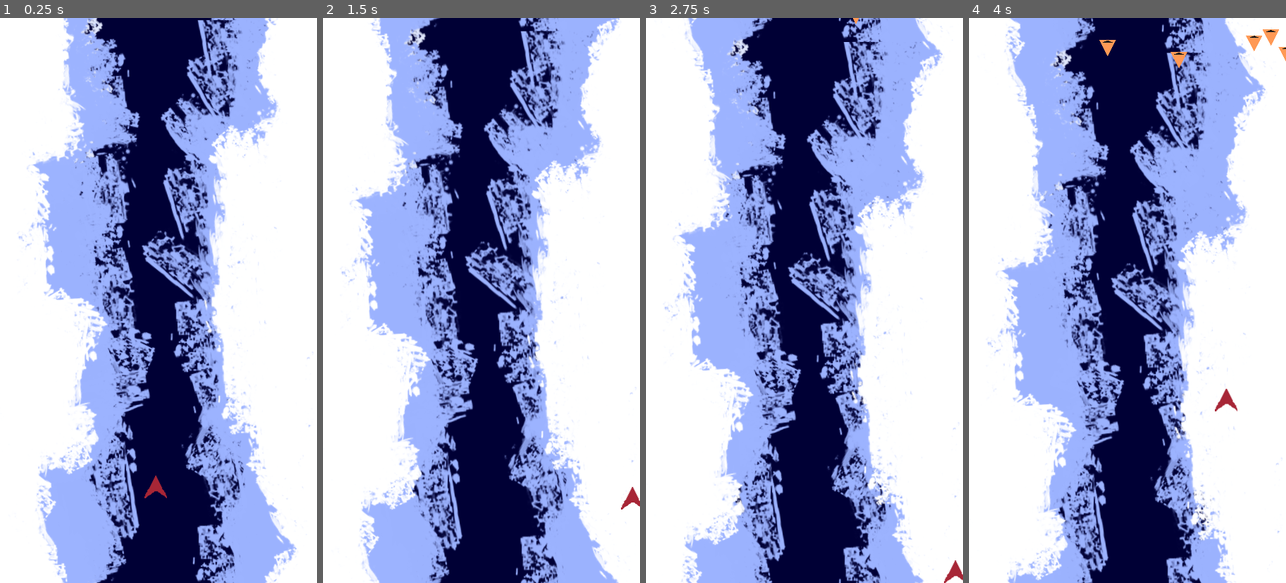
Above: before the commit, frames 1-4 (left to right).
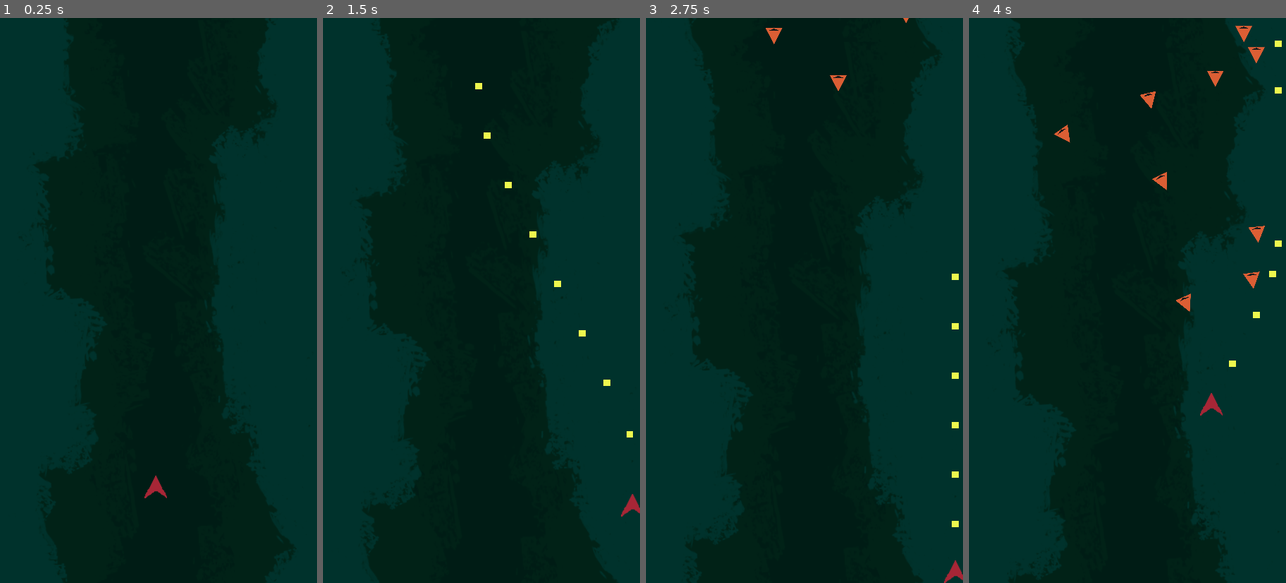
Above: after the commit, the same moments.

Repository: davidbragg/pewpewpew
Game: Godot game, scene res://scenes/main.tscn
The game is run twice, just before and just after one commit, with the same random seed, the same clock (stepped at 60 frames per second) and the same inputs.
Inputs:
- Up to frame 1 (0.25 s): no input
- Up to frame 2 (1.5 s): hold D (move_right) 0.53-1.28 s; hold Space (shoot, bound only after the commit) 0.53-1.28 s; hold S (move_down) from 1.28 s (still down); tap Space (shoot, bound only after the commit) at 1.35 s
- Up to frame 3 (2.75 s): release S (move_down) at 2.03 s; hold D (move_right) from 2.03 s (still down); hold Space (shoot, bound only after the commit) from 2.03 s (still down)
- Up to frame 4 (4 s): release D (move_right) at 2.78 s; release Space (shoot, bound only after the commit) at 2.78 s; hold W (move_up) 2.78-3.53 s; tap Space (shoot, bound only after the commit) at 2.85 s; hold A (move_left) from 3.53 s (still down); hold Space (shoot, bound only after the commit) from 3.53 s (still down)

The runs differ from the first frame. In frame 1, 100% of the frame differs, in the area x 0-100%, y 0-100%; in frame 2, 100%; in frame 3, 100%; in frame 4, 100%.

Commit message:
added player projectile and collision for kamikaze

Diff:
--- a/project.godot
+++ b/project.godot
@@ -57,6 +57,12 @@
 "events": [Object(InputEventJoypadMotion,"resource_local_to_scene":false,"resource_name":"","device":-1,"axis":4,"axis_value":1.0,"script":null)
 ]
 }
+shoot={
+"deadzone": 0.5,
+"events": [Object(InputEventJoypadButton,"resource_local_to_scene":false,"resource_name":"","device":-1,"button_index":0,"pressure":0.0,"pressed":true,"script":null)
+, Object(InputEventKey,"resource_local_to_scene":false,"resource_name":"","device":-1,"window_id":0,"alt_pressed":false,"shift_pressed":false,"ctrl_pressed":false,"meta_pressed":false,"pressed":false,"keycode":0,"physical_keycode":32,"key_label":0,"unicode":32,"echo":false,"script":null)
+]
+}
 
 [layer_names]
 
--- a/scenes/background.tscn
+++ b/scenes/background.tscn
@@ -7,9 +7,11 @@
 
 [sub_resource type="ShaderMaterial" id="ShaderMaterial_taoqw"]
 shader = ExtResource("1_og12l")
+shader_parameter/new_color = Color(0.00392157, 0.133333, 0.0901961, 1)
 
 [sub_resource type="ShaderMaterial" id="ShaderMaterial_sb0tp"]
 shader = ExtResource("3_apytn")
+shader_parameter/new_color = Color(2.10572e-07, 0.197711, 0.173165, 1)
 
 [node name="Clouds" type="Control"]
 layout_mode = 3
--- a/scenes/kamikaze.tscn
+++ b/scenes/kamikaze.tscn
@@ -1,17 +1,23 @@
-[gd_scene load_steps=3 format=3 uid="uid://dbyt3bp4cnyr7"]
+[gd_scene load_steps=5 format=3 uid="uid://dbyt3bp4cnyr7"]
 
 [ext_resource type="Script" path="res://scripts/kamikaze.gd" id="1_7wbsq"]
 [ext_resource type="Texture2D" uid="uid://bkig75aywerkt" path="res://assets/kamikaze.svg" id="2_ais63"]
+[ext_resource type="Shader" path="res://shaders/kamikaze.gdshader" id="2_d2jpx"]
+
+[sub_resource type="ShaderMaterial" id="ShaderMaterial_56o0f"]
+shader = ExtResource("2_d2jpx")
+shader_parameter/new_color = Color(0.858824, 0.368627, 0.203922, 1)
 
 [node name="Kamikaze" type="CharacterBody2D"]
 collision_layer = 4
 script = ExtResource("1_7wbsq")
+metadata/_edit_group_ = true
+
+[node name="CollisionPolygon2D" type="CollisionPolygon2D" parent="."]
+position = Vector2(-12.5083, -13.0122)
+polygon = PackedVector2Array(0.661317, 24.7144, 12.3101, 1.449, 24.3032, 24.7144)
 
 [node name="Sprite2D" type="Sprite2D" parent="."]
+material = SubResource("ShaderMaterial_56o0f")
 scale = Vector2(0.132275, 0.126984)
 texture = ExtResource("2_ais63")
-
-[node name="CollisionPolygon2D" type="CollisionPolygon2D" parent="."]
-visible = false
-position = Vector2(-12.5083, -13.0122)
-polygon = PackedVector2Array(1.04993, 24.5621, 12.3281, 2.24978, 23.3668, 24.5621)
--- a/scenes/main.tscn
+++ b/scenes/main.tscn
@@ -1,21 +1,22 @@
-[gd_scene load_steps=7 format=3 uid="uid://bssj84qd2a7wc"]
+[gd_scene load_steps=8 format=3 uid="uid://bssj84qd2a7wc"]
 
 [ext_resource type="PackedScene" uid="uid://dy8sinaxdks5l" path="res://scenes/background.tscn" id="1_6srfk"]
 [ext_resource type="Script" path="res://scripts/main.gd" id="1_i3dns"]
 [ext_resource type="PackedScene" uid="uid://b6elytksonnf" path="res://scenes/play_boundary.tscn" id="2_emvnx"]
 [ext_resource type="PackedScene" uid="uid://b4rebdb6c5p5p" path="res://scenes/player.tscn" id="2_mxru2"]
+[ext_resource type="PackedScene" uid="uid://dak23h3d7xsic" path="res://scenes/player_projectile.tscn" id="5_3gdbu"]
 [ext_resource type="PackedScene" uid="uid://dbyt3bp4cnyr7" path="res://scenes/kamikaze.tscn" id="5_wcqs8"]
 
 [sub_resource type="Curve2D" id="Curve2D_0ok36"]
 _data = {
-"points": PackedVector2Array(0, 0, 0, 0, 1, -37, 0, 0, 0, 0, 456, -35)
+"points": PackedVector2Array(0, 0, 0, 0, 5.23185, -32.7907, 0, 0, 0, 0, 415.332, -31.9249)
 }
 point_count = 2
 
 [node name="Game" type="Node2D"]
 script = ExtResource("1_i3dns")
 kamikaze_scene = ExtResource("5_wcqs8")
-kamikaze_max = 5
+kamikaze_max = 20
 kamikaze_increase = 0
 
 [node name="KamikazeTimer" type="Timer" parent="."]
@@ -27,11 +28,14 @@
 autostart = true
 
 [node name="KamikazeSpawn" type="Path2D" parent="."]
+position = Vector2(31.9049, 0)
+scale = Vector2(0.930033, 1)
 curve = SubResource("Curve2D_0ok36")
 
 [node name="KamikazeSpawnLocation" type="PathFollow2D" parent="KamikazeSpawn"]
-position = Vector2(1, -37)
+position = Vector2(5.23185, -32.7907)
 rotation = 0.00439558
+scale = Vector2(-29.6803, 1.93236)
 rotates = false
 cubic_interp = false
 loop = false
@@ -39,7 +43,8 @@
 [node name="Background" type="ColorRect" parent="."]
 offset_right = 450.0
 offset_bottom = 800.0
-color = Color(0, 0, 0.207843, 1)
+scale = Vector2(1.03056, 1.14279)
+color = Color(0, 0.110614, 0.0831371, 1)
 
 [node name="Clouds" parent="." instance=ExtResource("1_6srfk")]
 
@@ -50,6 +55,7 @@
 [node name="Player" parent="." instance=ExtResource("2_mxru2")]
 position = Vector2(221, 649)
 collision_mask = 2
+projectile_scene = ExtResource("5_3gdbu")
 
 [connection signal="timeout" from="KamikazeTimer" to="." method="_on_kamikaze_timer_timeout"]
 [connection signal="timeout" from="KamikazeCooldownTimer" to="." method="_on_kamikaze_cooldown_timer_timeout"]
--- a/scenes/player.tscn
+++ b/scenes/player.tscn
@@ -13,3 +13,9 @@
 [node name="CollisionPolygon2D" type="CollisionPolygon2D" parent="."]
 position = Vector2(0.171087, 16.2134)
 polygon = PackedVector2Array(0, -14, 15.6875, 14.75, -15.875, 14.6875)
+
+[node name="Fire_Cooldown" type="Timer" parent="."]
+unique_name_in_owner = true
+wait_time = 0.1
+
+[connection signal="timeout" from="Fire_Cooldown" to="." method="_on_fire_cooldown_timeout"]
--- /dev/null
+++ b/scenes/player_projectile.tscn
@@ -0,0 +1,21 @@
+[gd_scene load_steps=3 format=3 uid="uid://dak23h3d7xsic"]
+
+[ext_resource type="Script" path="res://scripts/player_projectile.gd" id="1_gjnds"]
+
+[sub_resource type="RectangleShape2D" id="RectangleShape2D_b1vtk"]
+size = Vector2(13.5397, 10.9929)
+
+[node name="Player_Projectile" type="CharacterBody2D"]
+collision_mask = 4
+script = ExtResource("1_gjnds")
+
+[node name="CollisionShape2D" type="CollisionShape2D" parent="."]
+position = Vector2(-0.0098896, 3.57822)
+shape = SubResource("RectangleShape2D_b1vtk")
+
+[node name="ColorRect" type="ColorRect" parent="."]
+offset_left = -4.94738
+offset_right = 36.0526
+offset_bottom = 15.0
+scale = Vector2(0.240005, 0.6)
+color = Color(0.933333, 0.968627, 0.305882, 1)
--- a/scripts/kamikaze.gd
+++ b/scripts/kamikaze.gd
@@ -2,26 +2,32 @@
 
 const IDLE_DIRECTION : Vector2 = Vector2(0, 1)
 const IDLE_ACCELERATION : int = 2000
-const IDLE_MAX_SPEED : int = 50
+const IDLE_MAX_SPEED : int = 200
 
 func _ready():
 	self.rotation = Vector2(-1,0).angle()
+	acceleration = 2000
 
 func _process(delta):
 	match state:
 		State.SPAWNING:
 			if self.global_position.y >= 100:
 				state = State.TARGETING
-			else:
-				velocity = velocity.move_toward(IDLE_DIRECTION * IDLE_MAX_SPEED, IDLE_ACCELERATION * delta)
-				move_and_slide()
+			velocity = velocity.move_toward(IDLE_DIRECTION * IDLE_MAX_SPEED, IDLE_ACCELERATION * delta)
+			move_and_slide()
+
 		State.TARGETING:
 			get_target()
 			self.rotation = target.angle() - (self.rotation / 2)
+			move_and_slide()
 			state = State.ATTACKING
+
 		State.ATTACKING:
 			velocity = velocity.move_toward(target * max_speed, acceleration * delta)
 			move_and_slide()
 
+	if self.get_slide_collision_count() > 0:
+		queue_free()
+
 	if global_position.y > get_viewport_rect().size.y + 50 or global_position.x < -50 or global_position.x > get_viewport_rect().size.x +50:
 		queue_free()
--- a/scripts/player.gd
+++ b/scripts/player.gd
@@ -1,13 +1,21 @@
 extends CharacterBody2D
 
-const max_speed : int = 300
-const acceleration : int = 1000
-const friction : int = 1000
+@export var projectile_scene : PackedScene
+
+const MAX_SPEED : int = 300
+const ACCELERATION : int = 1500
+const FRICTION : int = 1000
 
 var input : Vector2 = Vector2.ZERO
+var can_fire : bool = true
 
+@onready var fire_cooldown_timer : Timer = get_node('Fire_Cooldown')
 
 func _physics_process(delta):
+	if Input.is_action_pressed("shoot") and can_fire:
+		add_projectile()
+		fire_cooldown_timer.start()
+		can_fire = false
 	player_movement(delta)
 
 
@@ -22,8 +30,16 @@
 	get_input()
 
 	if input != Vector2.ZERO:
-		velocity = velocity.move_toward(input * max_speed, acceleration * delta)
+		velocity = velocity.move_toward(input * MAX_SPEED, ACCELERATION * delta)
 	else:
-		velocity = velocity.move_toward(Vector2.ZERO, friction * delta)
+		velocity = velocity.move_toward(Vector2.ZERO, FRICTION * delta)
 
 	move_and_slide()
+
+func add_projectile():
+	var projectile = projectile_scene.instantiate()
+	projectile.global_position = self.global_position
+	add_sibling(projectile)
+
+func _on_fire_cooldown_timeout():
+	can_fire = true
--- /dev/null
+++ b/scripts/player_projectile.gd
@@ -0,0 +1,19 @@
+extends CharacterBody2D
+
+const MAX_SPEED : int = 600
+const ACCELERATION : int = 10000
+
+var collision_data : bool
+
+
+func _process(delta):
+	if get_slide_collision_count() > 0:
+		queue_free()
+
+	var direction : Vector2 = Vector2.UP
+	velocity = velocity.move_toward(direction * MAX_SPEED, ACCELERATION * delta)
+
+	move_and_slide()
+
+	if global_position.y < -50:
+		queue_free()
--- a/shaders/bg.gdshader
+++ b/shaders/bg.gdshader
@@ -1,5 +1,14 @@
 shader_type canvas_item;
+
+uniform vec4 new_color: source_color;
 
 void vertex() {
 	UV.y -= TIME / 20.0;
 }
+
+void fragment() {
+	vec4 curr_color = texture(TEXTURE, UV);
+	if (curr_color.a > 0.0) {
+		COLOR.rgb = new_color.rgb;
+	}
+}
--- a/shaders/bg2.gdshader
+++ b/shaders/bg2.gdshader
@@ -1,5 +1,14 @@
 shader_type canvas_item;
+
+uniform vec4 new_color: source_color;
 
 void vertex() {
 	UV.y -= TIME / 65.0;
 }
+
+void fragment() {
+	vec4 curr_color = texture(TEXTURE, UV);
+	if (curr_color.a > 0.0) {
+		COLOR.rgb = new_color.rgb;
+	}
+}
--- /dev/null
+++ b/shaders/kamikaze.gdshader
@@ -0,0 +1,11 @@
+shader_type canvas_item;
+
+uniform vec4 new_color : source_color;
+
+void fragment() {
+	vec3 black = vec3(3.0, 3.0, 3.0);
+	vec4 curr_color = texture(TEXTURE, UV);
+	if (curr_color.a > 0.0 && curr_color.r > 0.2) {
+		COLOR.rgb = new_color.rgb;
+	}
+}
